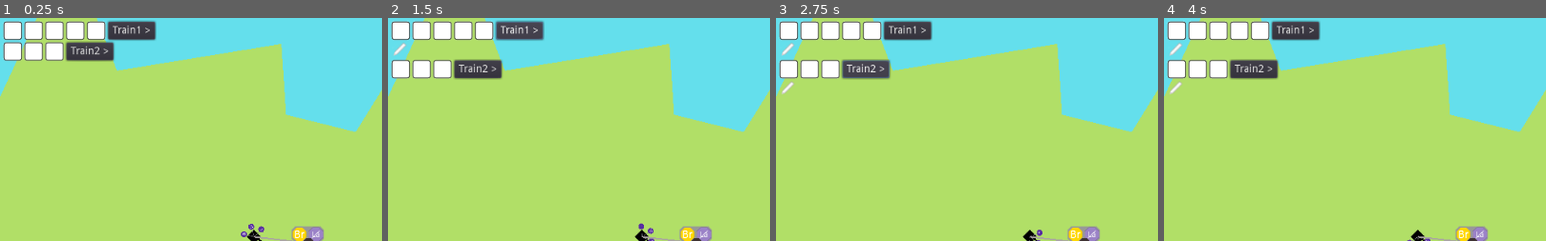
Above: before the commit, frames 1-4 (left to right).
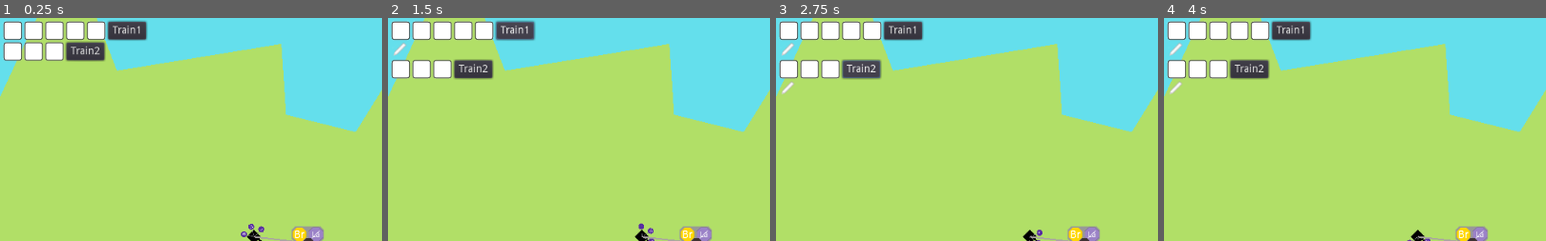
Above: after the commit, the same moments.

Repository: LeBoku/supply-chained
Game: Godot game, scene res://Game.tscn
Two runs of this game, one before a commit and one after it. Both use one fixed random seed, a clock stepped at 60 frames per second and the inputs below.
Inputs (mouse positions are % of the whole screen's width and height, from its top left):
- Up to frame 1 (0.25 s): no input
- Up to frame 2 (1.5 s): click (17, 3) at 0.5 s, where only the run before the commit has a clickable "Train1 >"; click (17, 3) at 1.25 s, where only the run after the commit has a clickable "Train1"
- Up to frame 3 (2.75 s): click (12, 12) at 2 s, where only the run before the commit has a clickable "Train2 >"
- Up to frame 4 (4 s): click (11, 12) at 2.75 s, where only the run after the commit has a clickable "Train2"; click (85, 4) at 3.5 s
The pictures show only the part of the screen within x 0-50%, y 0-50%; the shares and areas given below are measured in that part.

The runs differ from the first frame. In frame 1, 0.5% of the frame differs, in the area x 27-41%, y 1-20%; in frame 2, 0.5%, in the area x 27-41%, y 1-28%; in frame 3, 0.5%; in frame 4, 0.5%.

Commit message:
enabled locking cargo spaces

Diff:
--- a/supply-chained/cargo/CargoStorage.gd
+++ b/supply-chained/cargo/CargoStorage.gd
@@ -5,30 +5,60 @@
 signal changed
 
 export var cargo: PoolStringArray
+var locked_indexes =  []
 
 func initialize(initial_storage: PoolStringArray):
 	cargo = initial_storage
 	return self
 
 func add(to_add: String):
+	print(get_empty_space())
 	cargo[get_empty_space()] = to_add
 	storage_updated()
 
 func remove(to_remove: String):
-	cargo[Array(cargo).find(to_remove)] = ""
+	cargo[find_unlocked(to_remove)] = ""
 	storage_updated()
 
-func exchange(cargo: String, other_storage: CargoStorage):
-	pass
-
 func has(cargo: String):
-	return Array(self.cargo).has(cargo)
+	return get_unlocked().has(cargo)
 
 func has_empty_space():
 	return get_empty_space() != -1
 
 func get_empty_space():
-	return Array(cargo).find("")
+	return find_unlocked("")
+
+func set_locked(index: int, locked: bool):
+	if locked:
+		locked_indexes.append(index)
+	else:
+		locked_indexes.erase(index)
+
+func get_unlocked():
+	var unlocked = Array(cargo)
+
+	for index in locked_indexes:
+		unlocked.remove(index)
+
+	return unlocked
+
+func find_unlocked(cargo_to_find: String):
+	var found = null
+	var search_from = 0
+
+	while found == null:
+		found = Array(cargo).find(cargo_to_find, search_from)
+		print(found)
+		print(locked_indexes)
+		if locked_indexes.has(found):
+			search_from = found + 1
+			found = null
+
+		if search_from > len(cargo):
+			found = -1
+
+	return found
 
 func storage_updated():
 	emit_signal("changed")
--- a/supply-chained/carriers/Cargo.gd
+++ b/supply-chained/carriers/Cargo.gd
@@ -7,15 +7,16 @@
 
 func initialize(carrier: Carrier):
 	self.carrier = carrier
-	$Name.text = carrier.name+" >"
+	$Name.text = carrier.name
 
-	for cargo in carrier.cargo:
-		var el = $CargoSpace.duplicate()
+	for index in range(len(carrier.cargo)):
+		var el = $CargoSpace.duplicate() as Panel
+		el.connect("gui_input", self, "_on_CargoSpace_click", [index, el])
 		el.get_node("Payload").texture = null
 		add_child(el)
-		move_child(el, 0)
 
 	remove_child($CargoSpace)
+	move_child($Name, get_child_count())
 
 	carrier.connect("changed", self, "display")
 	display()
@@ -29,3 +30,9 @@
 			texture = cargo_helper.get_icon(carrier.cargo[index])
 
 		el.get_node("Payload").texture = texture
+
+func _on_CargoSpace_click(event: InputEvent, index: int, element: Panel):
+	if event is InputEventMouseButton and event.button_index == 1 and event.is_pressed():
+		var lock = element.get_node("Lock")
+		lock.visible = not lock.visible
+		carrier.set_locked(index, lock.visible)
--- a/supply-chained/carriers/Hud.tscn
+++ b/supply-chained/carriers/Hud.tscn
@@ -1,9 +1,10 @@
-[gd_scene load_steps=6 format=2]
+[gd_scene load_steps=7 format=2]
 
 [ext_resource path="res://carriers/Hud.gd" type="Script" id=1]
 [ext_resource path="res://cargo/icons/placeholder.png" type="Texture" id=2]
 [ext_resource path="res://carriers/Cargo.gd" type="Script" id=3]
 [ext_resource path="res://router/hud/RouteHud.tscn" type="PackedScene" id=4]
+[ext_resource path="res://util/icons/lock.png" type="Texture" id=5]
 
 [sub_resource type="StyleBoxFlat" id=1]
 bg_color = Color( 1, 1, 1, 1 )
@@ -56,6 +57,19 @@
 "_edit_use_anchors_": false
 }
 
+[node name="Lock" type="TextureRect" parent="Cargo/CargoSpace"]
+visible = false
+margin_left = 2.0
+margin_top = 1.0
+margin_right = 22.0
+margin_bottom = 22.0
+rect_min_size = Vector2( 20, 20 )
+texture = ExtResource( 5 )
+expand = true
+__meta__ = {
+"_edit_use_anchors_": false
+}
+
 [node name="Name" type="Button" parent="Cargo"]
 margin_left = 28.0
 margin_right = 90.0
Binary file added: supply-chained/util/icons/lock.png
Not shown, added: supply-chained/util/icons/lock.png.import
